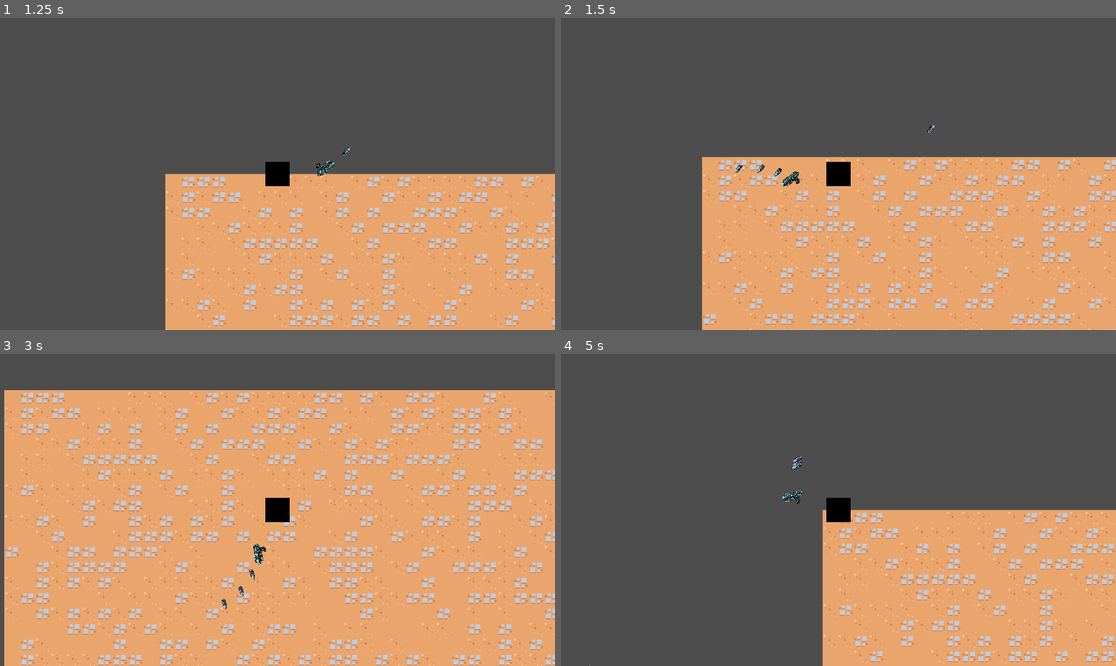
Above: before the commit, frames 1-4 (two rows, left to right).
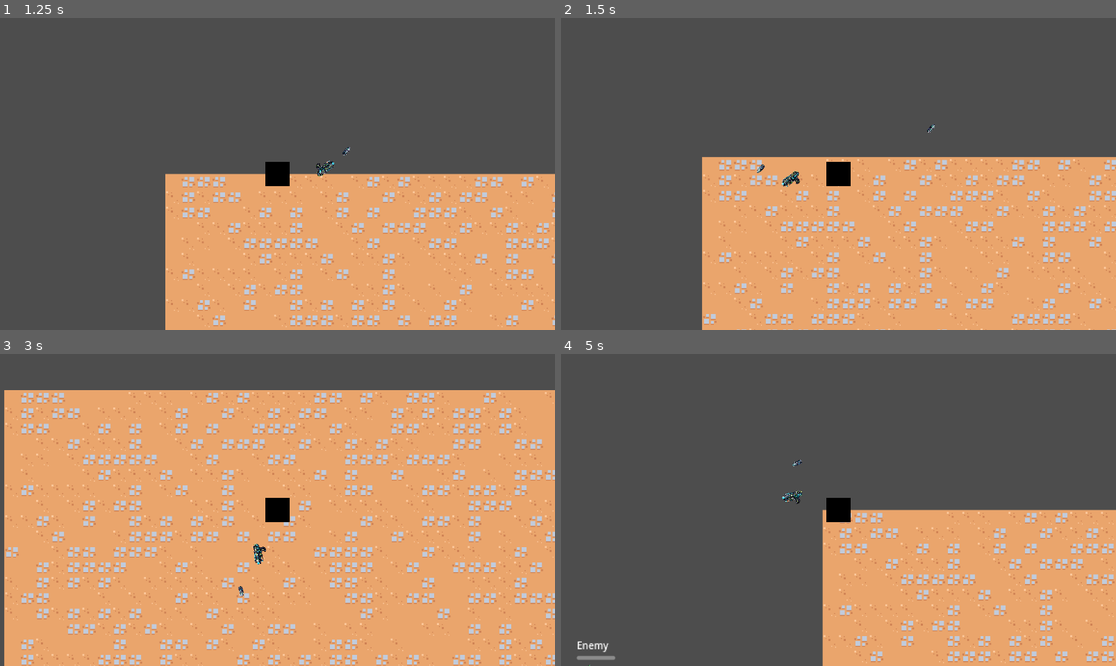
Above: after the commit, the same moments.

Repository: AineeJames/ToBeNamed
Game: Godot game, scene res://scenes/main_game/main_game.tscn
Two runs of this game, one before a commit and one after it. Both use one fixed random seed, a clock stepped at 60 frames per second and the inputs below.
Inputs (mouse positions are in pixels of both pictures, inside the frame that each line leads up to):
- Up to frame 1 (1.25 s): tap Enter at 0.5 s; move the mouse to (399, 158) at 0.52 s; press the mouse at (399, 158) at 0.53 s; hold D (move_right) from 0.53 s (still down)
- Up to frame 2 (1.5 s): move the mouse to (727, 189) at 1.27 s; release D (move_right) at 1.28 s; release the mouse at (727, 189) at 1.28 s; hold S (move_down) from 1.28 s (still down); click (727, 189) at 1.35 s
- Up to frame 3 (3 s): move the mouse to (333, 441) at 2.02 s; release S (move_down) at 2.03 s; press the mouse at (333, 441) at 2.03 s; hold D (move_right) 2.03-2.78 s; move the mouse to (249, 572) at 2.77 s; release the mouse at (249, 572) at 2.78 s; hold W (move_up) from 2.78 s (still down); click (249, 572) at 2.85 s
- Up to frame 4 (5 s): move the mouse to (1005, 556) at 3.52 s; release W (move_up) at 3.53 s; press the mouse at (1005, 556) at 3.53 s; hold A (move_left) from 3.53 s (still down); move the mouse to (672, 463) at 4.27 s; release the mouse at (672, 463) at 4.28 s; click (672, 463) at 4.35 s

Frame 1 is identical in both runs. In frame 2, less than 0.1% of the frame differs, in the area x 31-40%, y 46-51%; in frame 3, less than 0.1%; in frame 4, 0.2%, in the area x 2-44%, y 32-98%.

Commit message:
Added health bar and fixed clicking for fire

Diff:
--- a/scenes/enemy/enemy.gd
+++ b/scenes/enemy/enemy.gd
@@ -5,7 +5,15 @@
 var Target: CharacterBody2D
 var Health: int = 100
 
+@onready var HealthBarLabel = $HealthBar/VBoxContainer/Label
+@onready var HealthBar = $HealthBar/VBoxContainer/ProgressBar
+
 signal take_damage(amount)
+
+func _ready():
+	HealthBarLabel.text = "Enemy"
+	HealthBar.max_value = Health
+	HealthBar.value = Health
 
 func add_target(target):
 	Target = target
@@ -23,6 +31,7 @@
 
 func _on_take_damage(amount):
 	Health -= amount
+	HealthBar.value = Health
 	if Health < 0:
 		print("Enemy DIED")
 		queue_free()
--- a/scenes/enemy/enemy.tscn
+++ b/scenes/enemy/enemy.tscn
@@ -1,7 +1,8 @@
-[gd_scene load_steps=4 format=3 uid="uid://bcleq7b1cwms"]
+[gd_scene load_steps=5 format=3 uid="uid://bcleq7b1cwms"]
 
 [ext_resource type="Script" path="res://scenes/enemy/enemy.gd" id="1_0ehme"]
 [ext_resource type="Texture2D" uid="uid://d2ax0bpbwghbu" path="res://scenes/enemy/enemy1.png" id="2_uks33"]
+[ext_resource type="PackedScene" uid="uid://da2lmud7fdd3p" path="res://scenes/health_bar/health_bar.tscn" id="3_5ak2q"]
 
 [sub_resource type="CircleShape2D" id="CircleShape2D_ajq2a"]
 
@@ -17,4 +18,7 @@
 
 [node name="NavigationAgent2D" type="NavigationAgent2D" parent="."]
 
+[node name="HealthBar" parent="." instance=ExtResource("3_5ak2q")]
+position = Vector2(0, -37)
+
 [connection signal="take_damage" from="." to="." method="_on_take_damage"]
--- a/scenes/guns/Gun.gd
+++ b/scenes/guns/Gun.gd
@@ -4,7 +4,7 @@
 
 func _input(event):
 	if event is InputEventMouseButton:
-		if event.get_button_index() == MOUSE_BUTTON_LEFT:
+		if event.is_action_pressed("fire"):
 			var instance = Bullet.instantiate()
 			instance.global_position = global_position
 			instance.rotation = rotation
--- /dev/null
+++ b/scenes/health_bar/health_bar.tscn
@@ -0,0 +1,28 @@
+[gd_scene format=3 uid="uid://da2lmud7fdd3p"]
+
+[node name="HealthBar" type="Node2D"]
+
+[node name="VBoxContainer" type="VBoxContainer" parent="."]
+anchors_preset = 8
+anchor_left = 0.5
+anchor_top = 0.5
+anchor_right = 0.5
+anchor_bottom = 0.5
+offset_left = -20.0
+offset_top = -20.0
+offset_right = 20.0
+offset_bottom = 20.0
+grow_horizontal = 2
+grow_vertical = 2
+alignment = 1
+
+[node name="Label" type="Label" parent="VBoxContainer"]
+layout_mode = 2
+theme_override_font_sizes/font_size = 10
+text = "Player/Enemy"
+
+[node name="ProgressBar" type="ProgressBar" parent="VBoxContainer"]
+layout_mode = 2
+step = 1.0
+value = 30.0
+show_percentage = false
